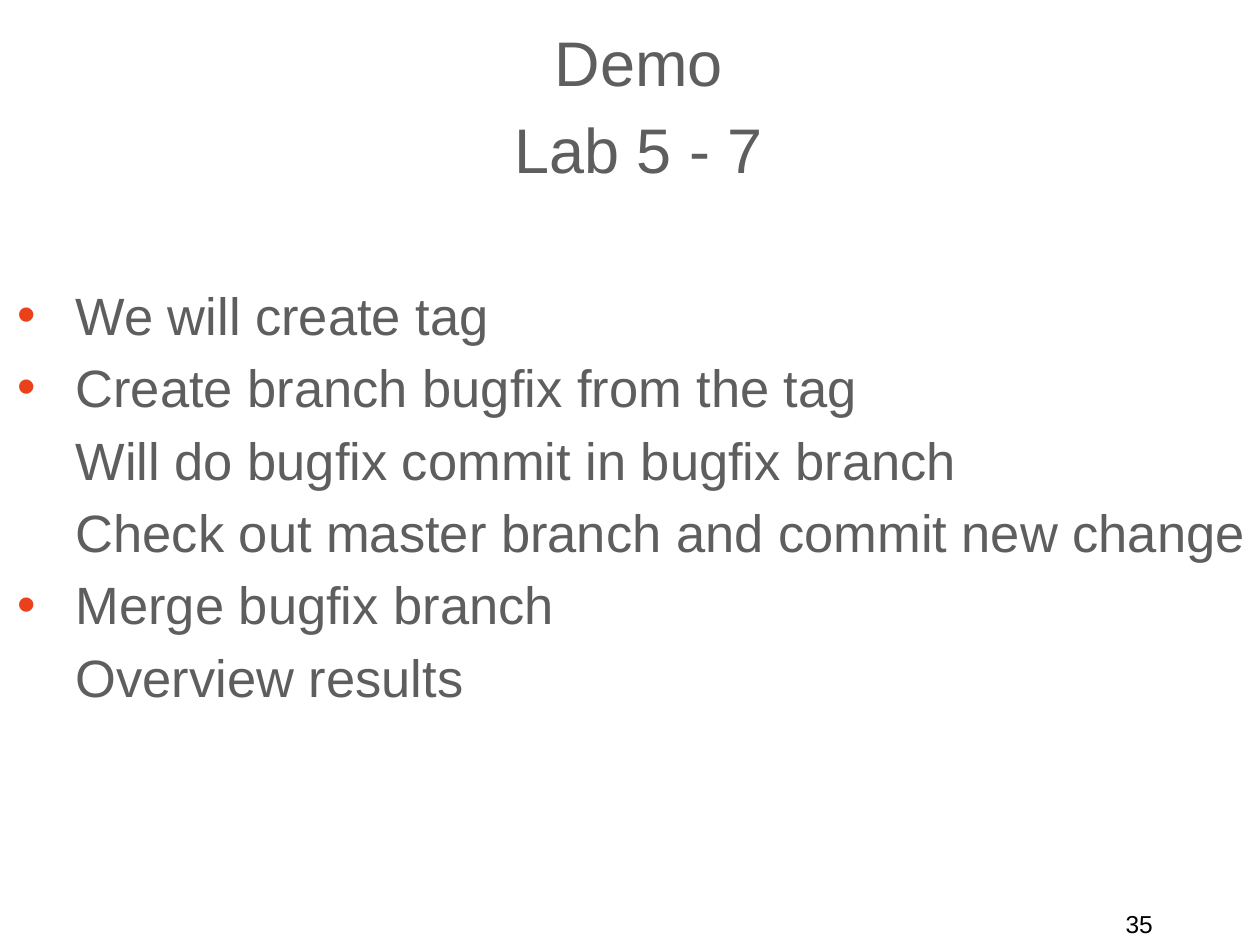
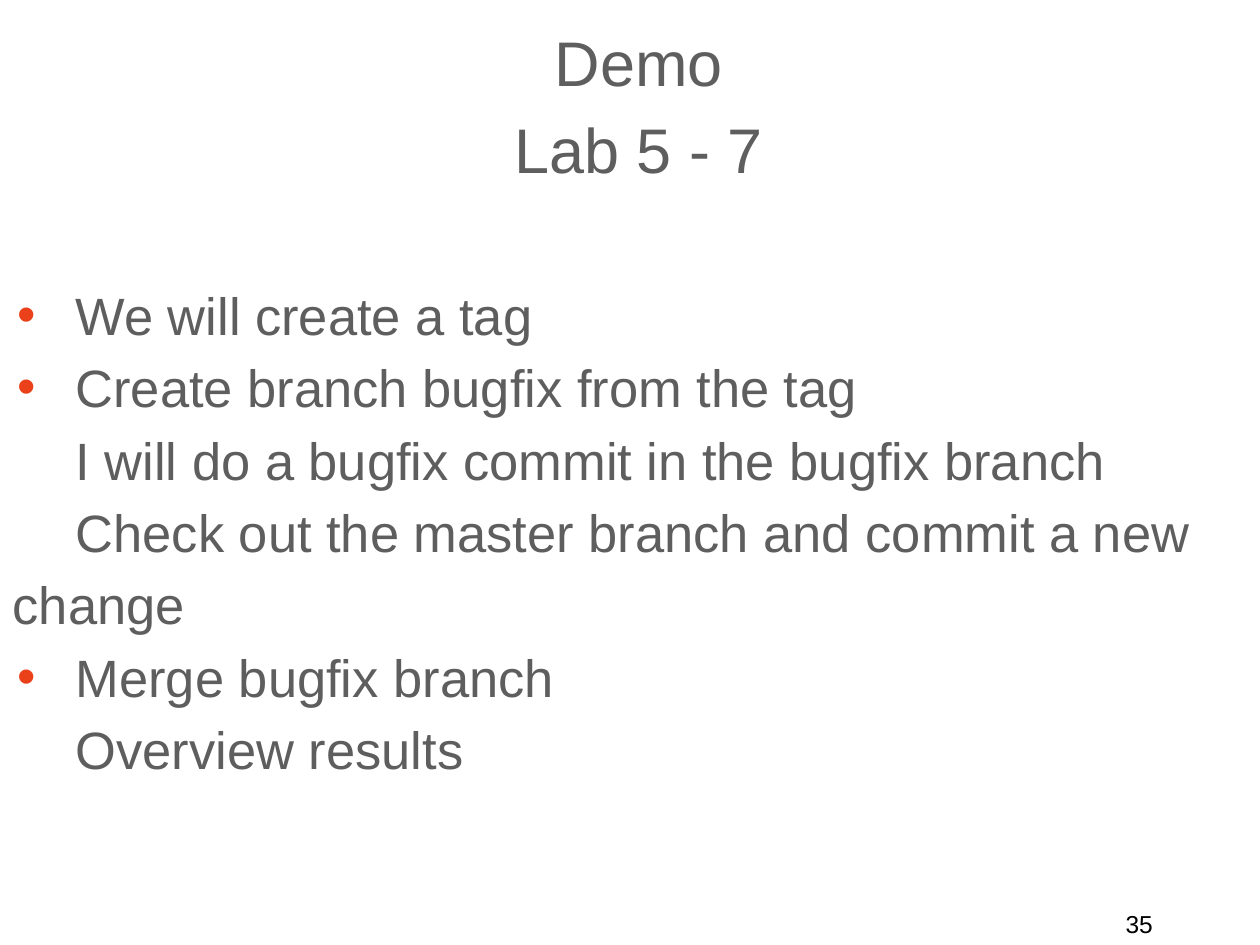
Before and after one commit to ilyaro/mysite, a slide deck: slide 35 of WorkStuff/Courses/Git/Git_General_Training_Lab/Git_General_Training_ap.ppt.pptx. Drawn at 1260x945 pixels with LibreOffice and Linux fonts; fonts in the diff are those of the drawing. Boxes give left, top, right and bottom in pixels: in the first picture for what was removed or moved away, otherwise in the second. Text is boxed around its words. In the diff, an @@ line names an element or a change of style, - is before the commit and + after.

```diff
--- a/WorkStuff/Courses/Git/Git_General_Training_Lab/Git_General_Training_ap.ppt.pptx
+++ b/WorkStuff/Courses/Git/Git_General_Training_Lab/Git_General_Training_ap.ppt.pptx
@@ text at <box>76,297,532,346</box>: text changed @@
-• We will create tag
+• We will create a tag
@@ text at <box>13,442,1189,635</box>: text changed @@
-Will do bugfix commit in bugfix branch
-Check out master branch and commit new change
+I will do a bugfix commit in the bugfix branch
+Check out the master branch and commit a new change
```
Also in this commit, not shown: 10 other slides changed, 1 other file.
